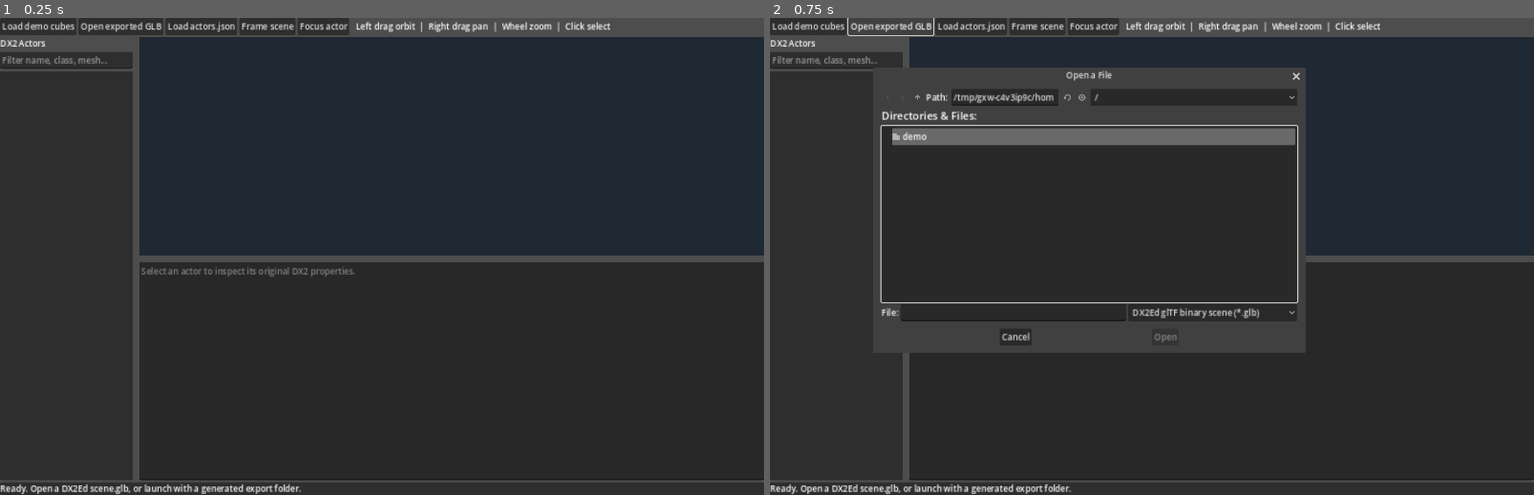
Above: before the commit, frames 1-2 (left to right).
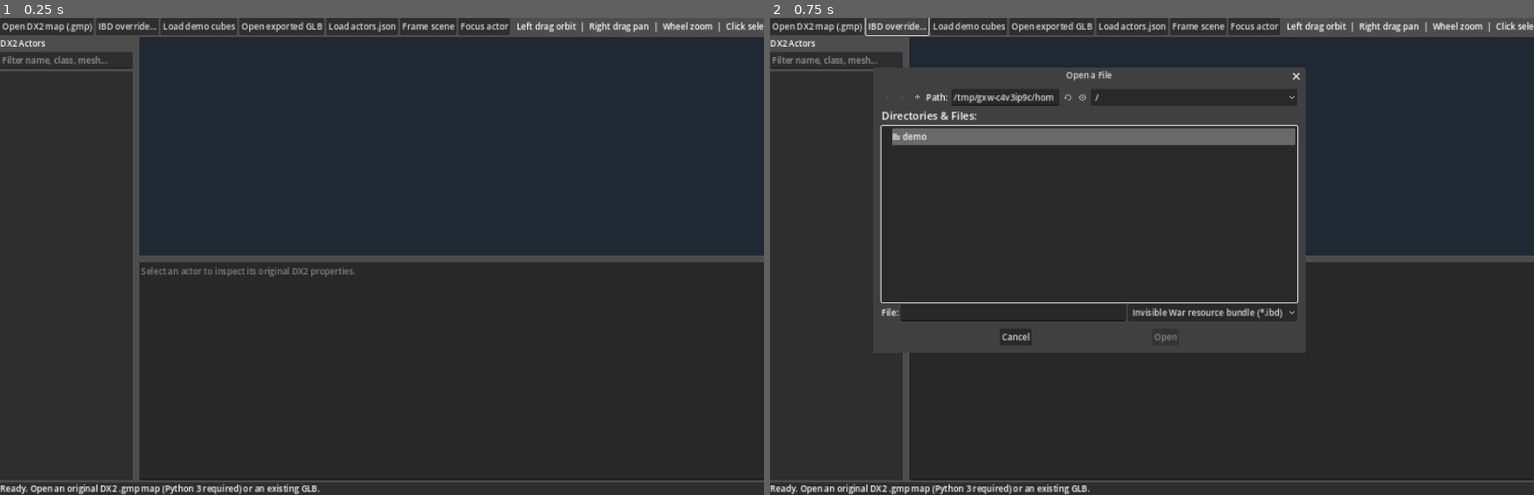
Above: after the commit, the same moments.

Repository: JakX2/Deus-Ex-2-SDK
Game: Godot game, scene res://main.tscn
Same seed, same stepped clock (60 frames per second), same inputs: the game is played once before the commit and once after it.
Inputs (mouse positions are in pixels of both pictures, inside the frame that each line leads up to):
- Up to frame 1 (0.25 s): no input
- Up to frame 2 (0.75 s): click (899, 27) at 0.5 s, where only the run after the commit has a clickable "IBD override..."

The runs differ from the first frame. In frame 1, 1.8% of the frame differs, in the area x 0-100%, y 0-100%; in frame 2, 2.0%.

Commit message:
DX2Ed native: add direct GMP map picker and background Python import

Diff:
--- a/native_editor/godot_editor/main.gd
+++ b/native_editor/godot_editor/main.gd
@@ -1,6 +1,7 @@
 extends Control
 ## DX2Ed native viewer: a READ-ONLY Godot 4 GLB + GMP actor inspector.
-## Requires only scenes already exported by DX2Ed. No runtime game assets bundled.
+## Can open an original DX2 .gmp using the bundled read-only Python backend.
+## No runtime game assets bundled. Exports are cached outside the game folder.
 
 var world_view: SubViewport
 var view_container: SubViewportContainer
@@ -13,6 +14,10 @@
 var status_label: Label
 var glb_dialog: FileDialog
 var json_dialog: FileDialog
+var gmp_dialog: FileDialog
+var bundle_dialog: FileDialog
+var chosen_ibd: String = ""
+var build_thread: Thread = null
 var actors: Array = []
 var visible_actors: Array = []
 var actors_by_name: Dictionary = {}
@@ -38,7 +43,7 @@
     _make_world()
     _make_material()
     _update_camera()
-    status_label.text = "Ready. Open a DX2Ed scene.glb, or launch with a generated export folder."
+    status_label.text = "Ready. Open an original DX2 .gmp map (Python 3 required) or an existing GLB."
     var args := OS.get_cmdline_user_args()
     if args.size() > 0:
         call_deferred("open_export_folder", str(args[0]))
@@ -49,6 +54,16 @@
     add_child(base)
     var toolbar := HBoxContainer.new()
     base.add_child(toolbar)
+    var gmp_btn := Button.new()
+    gmp_btn.text = "Open DX2 map (.gmp)"
+    gmp_btn.tooltip_text = "Automatically convert the original DX2 map and matching IBD resources to a private cache"
+    gmp_btn.pressed.connect(func(): gmp_dialog.popup_centered_ratio(0.78))
+    toolbar.add_child(gmp_btn)
+    var bundle_btn := Button.new()
+    bundle_btn.text = "IBD override..."
+    bundle_btn.tooltip_text = "Optional: select a matching .ibd bundle when the automatic lookup cannot find it"
+    bundle_btn.pressed.connect(func(): bundle_dialog.popup_centered_ratio(0.72))
+    toolbar.add_child(bundle_btn)
     var demo_btn := Button.new()
     demo_btn.text = "Load demo cubes"
     demo_btn.pressed.connect(func(): load_glb(ProjectSettings.globalize_path("res://demo/scene.glb")))
@@ -112,6 +127,18 @@
     status_label.autowrap_mode = TextServer.AUTOWRAP_WORD_SMART
     bottom.add_child(status_label)
 
+    gmp_dialog = FileDialog.new()
+    gmp_dialog.access = FileDialog.ACCESS_FILESYSTEM
+    gmp_dialog.file_mode = FileDialog.FILE_MODE_OPEN_FILE
+    gmp_dialog.filters = PackedStringArray(["*.gmp ; Deus Ex Invisible War map"])
+    gmp_dialog.file_selected.connect(open_gmp)
+    add_child(gmp_dialog)
+    bundle_dialog = FileDialog.new()
+    bundle_dialog.access = FileDialog.ACCESS_FILESYSTEM
+    bundle_dialog.file_mode = FileDialog.FILE_MODE_OPEN_FILE
+    bundle_dialog.filters = PackedStringArray(["*.ibd ; Invisible War resource bundle"])
+    bundle_dialog.file_selected.connect(_select_ibd)
+    add_child(bundle_dialog)
     glb_dialog = FileDialog.new()
     glb_dialog.access = FileDialog.ACCESS_FILESYSTEM
     glb_dialog.file_mode = FileDialog.FILE_MODE_OPEN_FILE
@@ -124,6 +151,74 @@
     json_dialog.filters = PackedStringArray(["*.json ; DX2Ed actor metadata"])
     json_dialog.file_selected.connect(load_actors)
     add_child(json_dialog)
+
+func _select_ibd(path: String) -> void:
+    chosen_ibd = path
+    status_label.text = "Optional IBD selected: " + path.get_file()
+
+func open_gmp(path: String) -> void:
+    if build_thread != null:
+        status_label.text = "Already processing a map. Please finish this load first."
+        return
+    if not FileAccess.file_exists(path):
+        status_label.text = "Map not found: " + path
+        return
+    var backend := ProjectSettings.globalize_path("res://backend/dx2_native_backend.py")
+    if not FileAccess.file_exists(backend):
+        status_label.text = "Missing Python backend: " + backend
+        return
+    var cache_root := OS.get_user_data_dir().path_join("map_cache")
+    status_label.text = "Processing " + path.get_file() + " ... First load creates a cached 3D scene and actor metadata."
+    build_thread = Thread.new()
+    var result := build_thread.start(_run_backend.bind(backend, path, cache_root, chosen_ibd))
+    if result != OK:
+        build_thread = null
+        status_label.text = "Could not start map worker: " + error_string(result)
+
+func _run_backend(script: String, gmp_path: String, cache_root: String, ibd_path: String) -> void:
+    var args := PackedStringArray([script, "--map", gmp_path, "--output-root", cache_root])
+    if ibd_path != "":
+        args.append_array(PackedStringArray(["--bundle", ibd_path]))
+    var output: Array = []
+    var code := OS.execute("python", args, output, true)
+    if code == -1:
+        # On Windows the Python launcher may be on PATH even if python.exe isn't.
+        var py_args := PackedStringArray(["-3"])
+        py_args.append_array(args)
+        output.clear()
+        code = OS.execute("py", py_args, output, true)
+    call_deferred("_backend_finished", code, "\n".join(output))
+
+func _backend_finished(code: int, output: String) -> void:
+    if build_thread != null:
+        build_thread.wait_to_finish()
+        build_thread = null
+    var message := ""
+    var parsed: Variant = null
+    for line in output.strip_edges().split("\n"):
+        var record := line.strip_edges()
+        if record.begins_with("{"):
+            var candidate: Variant = JSON.parse_string(record)
+            if typeof(candidate) == TYPE_DICTIONARY and candidate.has("status"):
+                parsed = candidate
+    if typeof(parsed) == TYPE_DICTIONARY and parsed.get("status") == "ok" and code == 0:
+        var scene_path := str(parsed.get("glb", ""))
+        var actor_path := str(parsed.get("actors_json", ""))
+        if not FileAccess.file_exists(scene_path) or not FileAccess.file_exists(actor_path):
+            status_label.text = "Map backend succeeded but output files are missing."
+            return
+        load_glb(scene_path)
+        # load_glb automatically loads the adjacent actors.json.
+        status_label.text = "%s: %d actors, %d meshes (%s). Read-only." % [str(parsed.get("map", "DX2 map")), int(parsed.get("actors", 0)), mesh_count, "cached" if parsed.get("cached", false) else "new export"]
+        return
+    if typeof(parsed) == TYPE_DICTIONARY and parsed.has("message"):
+        message = str(parsed.get("message", ""))
+    elif output.strip_edges() != "":
+        message = output.strip_edges().substr(0, 400)
+    else:
+        message = "Python not available. Install Python 3 and ensure python or py is on PATH."
+    status_label.text = "Could not open DX2 map: " + message
+    push_warning("DX2Ed map importer: " + message)
 
 func _make_world() -> void:
     world_view = SubViewport.new()
